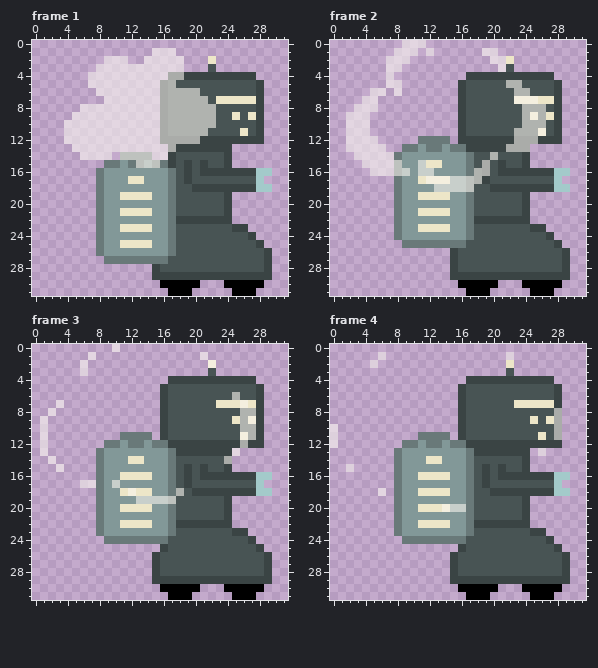
A pixel-art file gets an edit: assets/images/projects/pc-robot-launch.aseprite. The picture above is the old version.
32x32 pixels, 6 frames. Shown: frame 1, frame 2, frame 3, frame 4. The commit also changed other frames, which this record leaves out.
After the commit:
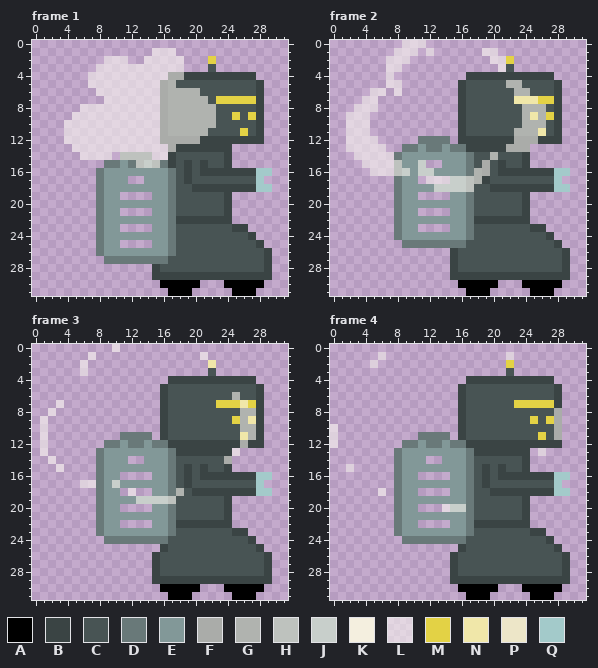
Palette (. is transparent): A #000000  B #3a4444  C #485454  D #697979  E #829898  F #aaaca9  G #b0b3af  H #bec2be  J #c8cfcb  K #f4efdf  L #f9f5ef96  M #e3d245  N #f0e7a9  P #ede6c8  Q #a3caca
Log entry: Made robot battery level transparent. Changed robo energy color to a more saturated yellow.
Edits made:
Frame 1, layers "RoboBackPack", "RoboHead":
y 2: x 22 P -> M
y 7: x 23..27 PPPPP -> MMMMM
y 9: x 25 P -> M; x 27 P -> M
y 11: x 26 P -> M
y 17: x 12..13 PP -> ..
y 19: x 11..14 PPPP -> ....
y 21: x 11..14 PPPP -> ....
y 23: x 11..14 PPPP -> ....
y 25: x 11..14 PPPP -> ....
Frame 2, layers "RoboBackPack", "RoboHead":
y 2: x 22 P -> M
y 7: x 23..27 KKKPP -> NNNMM
y 9: x 25 K -> N; x 27 P -> M
y 11: x 26 K -> N
y 15: x 12..13 PP -> ..
y 17: x 11..14 PKKK -> .LLL
y 19: x 11..14 PPPP -> ....
y 21: x 11..14 PPPP -> ....
y 23: x 11..14 PPPP -> ....
Frame 3, layers "RoboBackPack", "RoboHead":
y 2: x 22 K -> N
y 7: x 23..27 PPPKP -> MMMNM
y 9: x 25 P -> M; x 27 K -> N
y 11: x 26 K -> N
y 14: x 12..13 PP -> ..
y 16: x 11..14 PPPP -> ....
y 18: x 11..14 PKPP -> .L..
y 20: x 11..14 PPPP -> ....
y 22: x 11..14 PPPP -> ....
Frame 4, layers "RoboBackPack", "RoboHead":
y 2: x 22 P -> M
y 7: x 23..27 PPPPP -> MMMMM
y 9: x 25 P -> M; x 27 P -> M
y 11: x 26 P -> M
y 14: x 12..13 PP -> ..
y 16: x 11..14 PPPP -> ....
y 18: x 11..14 PPPP -> ....
y 20: x 11..14 PPPK -> ...L
y 22: x 11..14 PPPP -> ....
